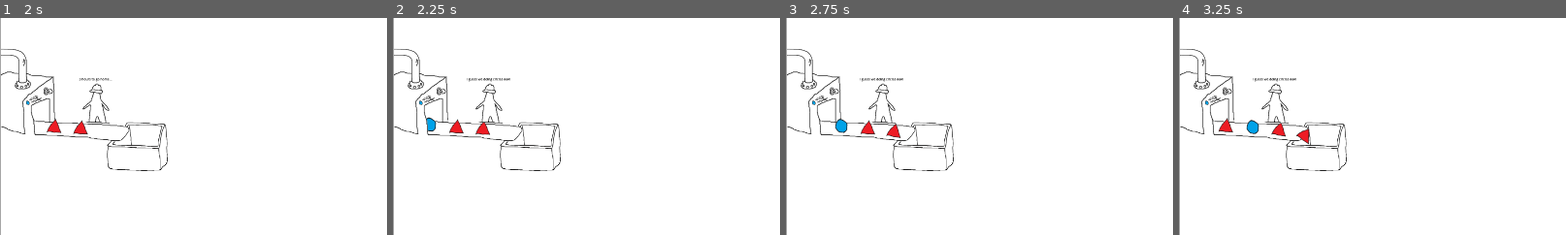
Above: before the commit, frames 1-4 (left to right).
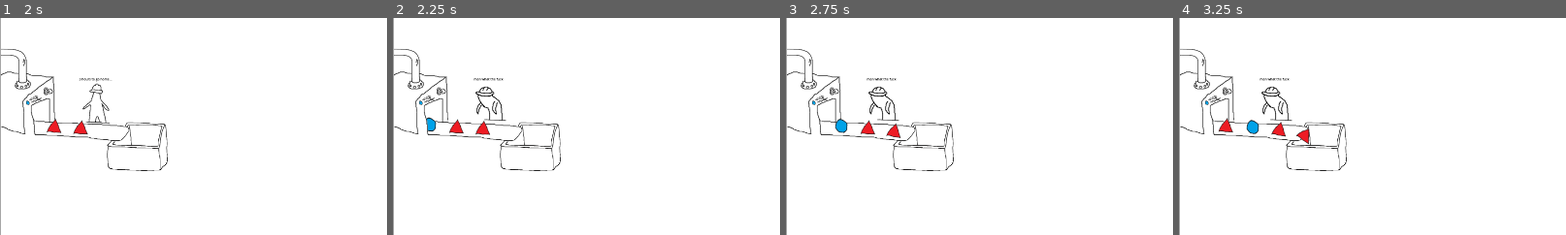
Above: after the commit, the same moments.

Repository: Codi-Cuinat/triangle-factory-game
Game: Godot game, scene res://Main.tscn
Same seed, same stepped clock (60 frames per second), same inputs: the game is played once before the commit and once after it.
Inputs (mouse positions are % of the whole screen's width and height, from its top left):
- Up to frame 1 (2 s): tap Enter at 0.5 s; move the mouse to (72, 45) at 0.52 s; click (72, 45) at 0.67 s; move the mouse to (30, 55) at 1.27 s; click (30, 55) at 1.42 s
- Up to frame 2 (2.25 s): move the mouse to (60, 28) at 2.02 s; click (60, 28) at 2.17 s
- Up to frame 3 (2.75 s): no input
- Up to frame 4 (3.25 s): move the mouse to (45, 70) at 2.77 s; click (45, 70) at 2.92 s
The pictures show only the part of the screen within x 0-50%, y 0-50%; the shares and areas given below are measured in that part.

Frame 1 is identical in both runs. In frame 2, 0.6% of the frame differs, in the area x 19-31%, y 27-49%; in frame 3, 0.6%; in frame 4, 0.6%.

Commit message:
feat: remove pieces on click; level up the worker

Diff:
--- a/Main.tscn
+++ b/Main.tscn
@@ -12,9 +12,10 @@
 texture = ExtResource("1_hkfj6")
 metadata/_edit_lock_ = true
 
-[node name="Generador" parent="." instance=ExtResource("3_wklqc")]
+[node name="Generador" parent="." node_paths=PackedStringArray("worker") instance=ExtResource("3_wklqc")]
 position = Vector2(2, 74)
 scale = Vector2(0.5, 0.5)
+worker = NodePath("Worker")
 
 [node name="Worker" parent="Generador" instance=ExtResource("3_3sdng")]
 position = Vector2(471.885, 277.854)
--- a/generador.gd
+++ b/generador.gd
@@ -3,45 +3,35 @@
 # TODO: Falta afegir les possibles peces que l'operari pot anar alternant? o son les unexpected_pieces?
 @export var expected_piece: PackedScene # Expected piece generation for this machine
 @export var unexpected_pieces: Array[PackedScene] # Unexpected pieces generated by "error"
+@export var worker: Worker
 
-var unexpected_piece_active = false # Controla si hay una pieza inesperada en la cinta
-
+var unexpected_piece_active = false # Si hi ha una peca unexpected no en generem més
 
 func spawn_piece():
-	if not unexpected_piece_active and should_spawn_unexpected_piece():
-		spawn_unexpected_piece()
-		# The worker has to take action(or not)
-		$Worker.handle_unexpected_piece()
+	var piece
+	if should_spawn_unexpected_piece():
+		var random_index = randi() % unexpected_pieces.size()
+		piece = unexpected_pieces[random_index].instantiate() as Piece
+
 		unexpected_piece_active = true
 	else:
-		spawn_expected_piece()
+		piece = expected_piece.instantiate() as Piece
+
+	piece.connect("pressed_piece", _on_unexpected_piece_removed) # Conectar señal para detectar cuando la pieza es eliminada
+	if unexpected_piece_active:
+		worker.handle_unexpected_piece()
+	$"Cinta/Cinta int".add_child(piece)
 
 func should_spawn_unexpected_piece() -> bool:
-	return randf() < 0.20 # 20% of probability to generate an unexpected piece
-
-# Spawns the expected piece and adds it to the conveyor belt
-func spawn_expected_piece() -> void:
-	var piece = expected_piece.instantiate() as Piece
-	$"Cinta/Cinta int".add_child(piece)
-
-# Spawns a random unexpected piece and adds it to the conveyor belt
-func spawn_unexpected_piece() -> void:
-	var random_index = randi() % unexpected_pieces.size()
-	var piece = unexpected_pieces[random_index].instantiate() as Piece
-	$"Cinta/Cinta int".add_child(piece)
-	piece.connect("tree_exited", _on_unexpected_piece_removed) # Conectar señal para detectar cuando la pieza es eliminada
+	return not unexpected_piece_active and randf() < 0.20 # 20% of probability to generate an unexpected piece
 
 # Se llama cuando una pieza inesperada es eliminada de la cinta
-func _on_unexpected_piece_removed():
+func _on_unexpected_piece_removed(piece: Piece):
+	# TODO: cal mirar si la peça es del grup de les unexpected, segurament segons el nom de expected_piece name o aixi.
+	# De fet la propipa peca ens pot dir si es o no expected potser, marcantla amb piece.unexpected per exemple?
+	worker.increase_removed_unexpected_pieces()
+	piece.queue_free()
 	unexpected_piece_active = false # Permitir que se genere otra pieza inesperada en el futuro
-
-# Called when the node enters the scene tree for the first time.
-func _ready() -> void:
-	pass
-
-# Called every frame. 'delta' is the elapsed time since the previous frame.
-func _process(_delta: float) -> void:
-	pass
 
 func _on_timer_timeout() -> void:
 	spawn_piece()
--- a/piece.gd
+++ b/piece.gd
@@ -2,15 +2,20 @@
 class_name Piece
 
 signal collide
+signal pressed_piece(piece)
 
 @export var nom: String;
 @export var speed = 0.3
 
+
 func _process(delta: float) -> void:
 	$Path2D/PathFollow2D.progress_ratio += delta * speed
-
 
 func _on_area_2d_area_entered(area: Area2D) -> void:
 	if area.is_in_group("machine"):
 		collide.emit()
 		queue_free()
+
+func _on_area_2d_input_event(viewport: Node, event: InputEvent, shape_idx: int) -> void:
+	if event.is_pressed():
+		pressed_piece.emit(self)
--- a/piece.tscn
+++ b/piece.tscn
@@ -34,3 +34,4 @@
 texture = ExtResource("3_pbsx1")
 
 [connection signal="area_entered" from="Path2D/PathFollow2D/Area2D" to="." method="_on_area_2d_area_entered"]
+[connection signal="input_event" from="Path2D/PathFollow2D/Area2D" to="." method="_on_area_2d_input_event"]
--- a/worker.gd
+++ b/worker.gd
@@ -1,4 +1,5 @@
 extends Node2D
+class_name Worker
 
 @onready var status_label: Label = $Label # Nodo Label para mostrar el estado
 
@@ -19,29 +20,31 @@
 }
 
 var default_texture: Texture;
-var experience_level: int = 2
+var experience_level: int = 0
+var removed_unexpected_pieces: int = 0
 
 # Called when the node enters the scene tree for the first time.
 func _ready() -> void:
 	default_texture = $Sprite2D.texture
-	pass # Replace with function body.
-
-# Called every frame. 'delta' is the elapsed time since the previous frame.
-func _process(delta: float) -> void:
-	pass
 
 # Llamada cuando aparece una pieza inesperada
 func handle_unexpected_piece():
-	update_texture(WORKER_BY_LVL[experience_level].texture)
-	update_status_label(WORKER_BY_LVL[experience_level].sentence)
+	#TODO: S'ha de millorar, surtiran bugs per temes de timmings, seria millor que mentre hi hagi
+	# una unexpected piece surti el missatge, a la que desapareix aquesta desapareixi el missatge, i
+	# no fer-ho per temps
+	$Sprite2D.texture = WORKER_BY_LVL[experience_level].texture
+	status_label.text = WORKER_BY_LVL[experience_level].sentence
 	# Espeera 3 segons i reinica estats inicials
 	await get_tree().create_timer(3).timeout
-	update_status_label("")
-	update_texture(default_texture)
+	status_label.text = ""
+	$Sprite2D.texture = default_texture
 
+func increase_removed_unexpected_pieces() -> void:
+	removed_unexpected_pieces += 1
+	if (removed_unexpected_pieces % 2 == 0): # Cada 2 peçes puja el lvl per debugar, shaura dincrementar una mica la expriencia
+		increase_experience()
 
-func update_status_label(message: String) -> void:
-	status_label.text = message
-
-func update_texture(texture: Texture):
-	$Sprite2D.texture = texture
+func increase_experience():
+	experience_level += 1
+	if experience_level > 2:
+		experience_level = 2
